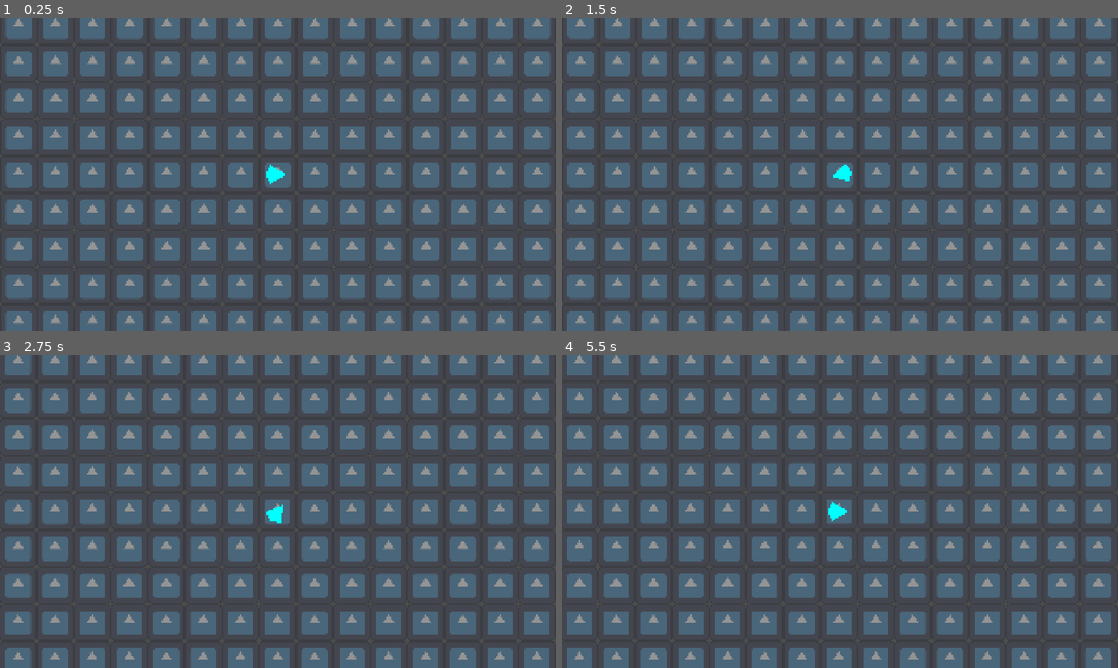
Above: before the commit, frames 1-4 (two rows, left to right).
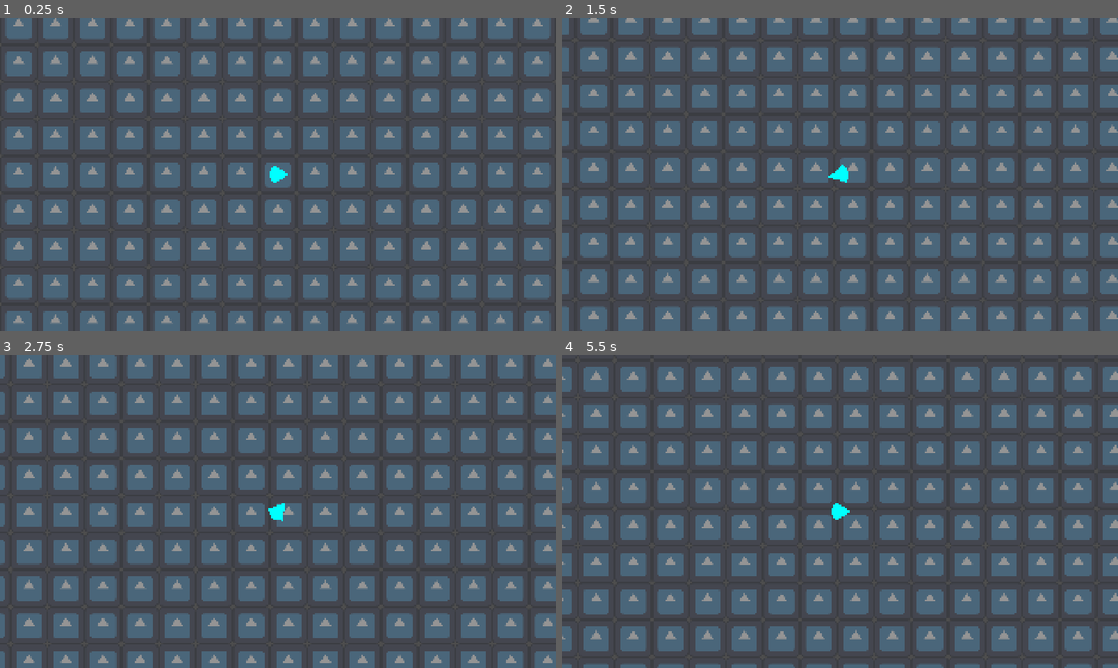
Above: after the commit, the same moments.

Repository: jsph2-create/KiwiHacks-project
Game: Godot game, scene res://src/in-game/space/space.tscn
The game is run twice, just before and just after one commit, with the same random seed, the same clock (stepped at 60 frames per second) and the same inputs. The engine's default icon, where the game draws it, is replaced by a stand-in: a white triangle on a blue panel in a dark square.
Inputs (mouse positions are in pixels of both pictures, inside the frame that each line leads up to):
- Up to frame 1 (0.25 s): no input
- Up to frame 2 (1.5 s): tap Enter at 0.5 s; move the mouse to (962, 158) at 0.52 s; hold D (rightwards) 0.53-1.28 s; move the mouse to (728, 190) at 1.27 s; hold S (backwards) from 1.28 s (still down)
- Up to frame 3 (2.75 s): move the mouse to (333, 442) at 2.02 s; release S (backwards) at 2.03 s; hold D (rightwards) from 2.03 s (still down)
- Up to frame 4 (5.5 s): move the mouse to (812, 574) at 2.77 s; release D (rightwards) at 2.78 s; hold W (forwards) 2.78-3.53 s; move the mouse to (1006, 558) at 3.52 s; hold A (leftwards) 3.53-5.03 s; move the mouse to (673, 464) at 4.27 s; move the mouse to (867, 511) at 5.02 s; hold S (backwards) from 5.03 s (still down)

The runs differ from the first frame. In frame 1, less than 0.1% of the frame differs, in the area x 47-52%, y 46-54%; in frame 2, 54%; in frame 3, 51%; in frame 4, 68%, in the area x 0-100%, y 0-100%.

Commit message:
added explosions

Diff:
--- a/kiwihacks-project/project.godot
+++ b/kiwihacks-project/project.godot
@@ -48,6 +48,11 @@
 , Object(InputEventKey,"resource_local_to_scene":false,"resource_name":"","device":-1,"window_id":0,"alt_pressed":false …(186 unchanged characters)…
 ]
 }
+fire={
+"deadzone": 0.2,
+"events": [Object(InputEventMouseButton,"resource_local_to_scene":false,"resource_name":"","device":-1,"window_id":0,"alt_pressed":false,"shift_pressed":false,"ctrl_pressed":false,"meta_pressed":false,"button_mask":1,"position":Vector2(202, 0),"global_position":Vector2(214, 60),"factor":1.0,"button_index":1,"canceled":false,"pressed":true,"double_click":false,"script":null)
+]
+}
 
 [physics]
 
--- /dev/null
+++ b/kiwihacks-project/src/in-game/explosion/explode_particles.gd
@@ -0,0 +1,8 @@
+extends CPUParticles2D
+
+
+# Called when the node enters the scene tree for the first time.
+func _ready() -> void:
+	emitting = true
+	await get_tree().create_timer(lifetime).timeout
+	queue_free()
--- /dev/null
+++ b/kiwihacks-project/src/in-game/explosion/explode_particles.tscn
@@ -0,0 +1,30 @@
+[gd_scene format=3 uid="uid://b2ih44b2xcht2"]
+
+[ext_resource type="Texture2D" uid="uid://cqecc12bq2ux" path="res://icon.svg" id="1_e05er"]
+[ext_resource type="Script" uid="uid://dbi623r54pvqa" path="res://src/in-game/explosion/explode_particles.gd" id="2_sxg17"]
+
+[sub_resource type="Curve" id="Curve_e05er"]
+_data = [Vector2(0.0042372867, 0), 0.0, 0.0, 0, 0, Vector2(0.04373757, 0.9962547), 0.0, 0.0, 0, 0, Vector2(0.10337971, 0.98501873), -0.5973518, -0.5973518, 0, 0, Vector2(0.25974023, 0), 0.0, 0.0, 0, 0]
+point_count = 4
+
+[sub_resource type="Gradient" id="Gradient_sxg17"]
+colors = PackedColorArray(1, 0, 0, 1, 1, 0.9666667, 0, 1)
+
+[node name="ExplodeParticles" type="CPUParticles2D" unique_id=516408362]
+emitting = false
+amount = 48
+texture = ExtResource("1_e05er")
+lifetime = 4.3999999999999995
+one_shot = true
+explosiveness = 0.9
+randomness = 0.4
+direction = Vector2(0, 0)
+spread = 180.0
+gravity = Vector2(0, 0)
+initial_velocity_min = 600.0
+initial_velocity_max = 1200.0
+linear_accel_min = -2000.0
+linear_accel_max = -200.0
+scale_amount_curve = SubResource("Curve_e05er")
+color_initial_ramp = SubResource("Gradient_sxg17")
+script = ExtResource("2_sxg17")
--- a/kiwihacks-project/src/in-game/space-ship/space_ship.gd
+++ b/kiwihacks-project/src/in-game/space-ship/space_ship.gd
@@ -1,25 +1,25 @@
 extends CharacterBody2D
 
 @export_category("ship stats")
-@export var default_speed_max := 300.0
-@export var default_accelleration := 1.0
-@export var default_decelleration := -1.0
+@export var default_speed_max := 500.0
+@export var default_accelleration := 1000.0
+@export var default_decelleration := 1000.0
 
 var speed_max = default_speed_max
 var vec_direction
 var last_location
+var matter := 0
+var fuel
 
 func _physics_process(delta: float) -> void:
 	last_location = global_position
 	#basic player movement
 	vec_direction = Input.get_vector("leftwards", "rightwards", "forwards", "backwards")
 
-	if last_location.distance_to(global_position) < speed_max:
-		if vec_direction == Vector2.ZERO:
-			velocity = velocity.move_toward(Vector2.ZERO, default_decelleration * delta)
-			print("afsdafl")
-		else:
-			velocity = velocity.move_toward(vec_direction * speed_max, default_accelleration * delta)
+	if vec_direction == Vector2.ZERO:
+		velocity = velocity.move_toward(Vector2.ZERO, default_decelleration * delta)
+	else:
+		velocity = velocity.move_toward(vec_direction * speed_max, default_accelleration * delta)
 
 
 
--- a/kiwihacks-project/src/in-game/space-ship/space_ship.tscn
+++ b/kiwihacks-project/src/in-game/space-ship/space_ship.tscn
@@ -7,13 +7,13 @@
 script = ExtResource("1_6nhxk")
 
 [node name="Polygon2D" type="Polygon2D" parent="." unique_id=1100132364]
-position = Vector2(-26.399998, 0)
+position = Vector2(-16, 0)
 rotation = 1.5707964
 color = Color(0, 1, 1, 1)
 polygon = PackedVector2Array(0, -56, -32, 0, 0, 16, 32, 0)
 
 [node name="CollisionPolygon2D" type="CollisionPolygon2D" parent="." unique_id=1178460808]
-position = Vector2(-26.399998, 0)
+position = Vector2(-16, 0)
 rotation = 1.5707964
 polygon = PackedVector2Array(0, -56, -32, 0, 0, 16, 32, 0, 0, -56)
 
--- /dev/null
+++ b/kiwihacks-project/src/in-game/star/star.gd
@@ -0,0 +1,11 @@
+extends Node2D
+@export var type = "star"
+
+# Called when the node enters the scene tree for the first time.
+func _ready() -> void:
+	pass # Replace with function body.
+
+
+# Called every frame. 'delta' is the elapsed time since the previous frame.
+func _process(delta: float) -> void:
+	pass
--- /dev/null
+++ b/kiwihacks-project/src/in-game/star/star.tscn
@@ -0,0 +1,17 @@
+[gd_scene format=3 uid="uid://dau76aukoc42f"]
+
+[ext_resource type="Script" uid="uid://nakwx517jdhs" path="res://src/in-game/star/star.gd" id="1_xft7j"]
+
+[sub_resource type="CircleShape2D" id="CircleShape2D_8t0bl"]
+radius = 112.28535
+
+[node name="Star" type="Node2D" unique_id=155504370]
+script = ExtResource("1_xft7j")
+
+[node name="Area2D" type="Area2D" parent="." unique_id=1881147731]
+
+[node name="CollisionShape2D" type="CollisionShape2D" parent="Area2D" unique_id=341485243]
+shape = SubResource("CircleShape2D_8t0bl")
+
+[node name="Polygon2D" type="Polygon2D" parent="." unique_id=1346517199]
+polygon = PackedVector2Array(-128, 0, 0, 128, 128, 0, 0, -128)
Not shown, added: kiwihacks-project/src/in-game/explosion/explode_particles.gd.uid
Renamed: kiwihacks-project/src/in-game/space-ship/untitled@4x.png -> kiwihacks-project/src/in-game/space-ship/spaceship.png
Not shown, added: kiwihacks-project/src/in-game/space-ship/spaceship.png.import
Not shown, added: kiwihacks-project/src/in-game/star/star.gd.uid
